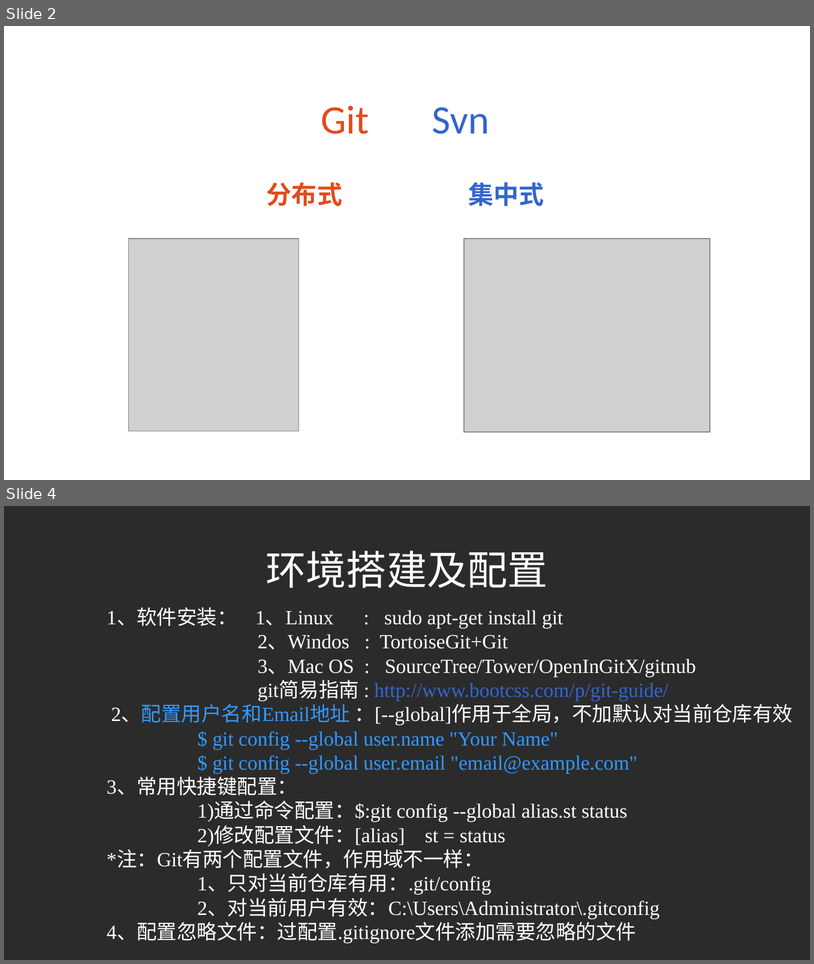
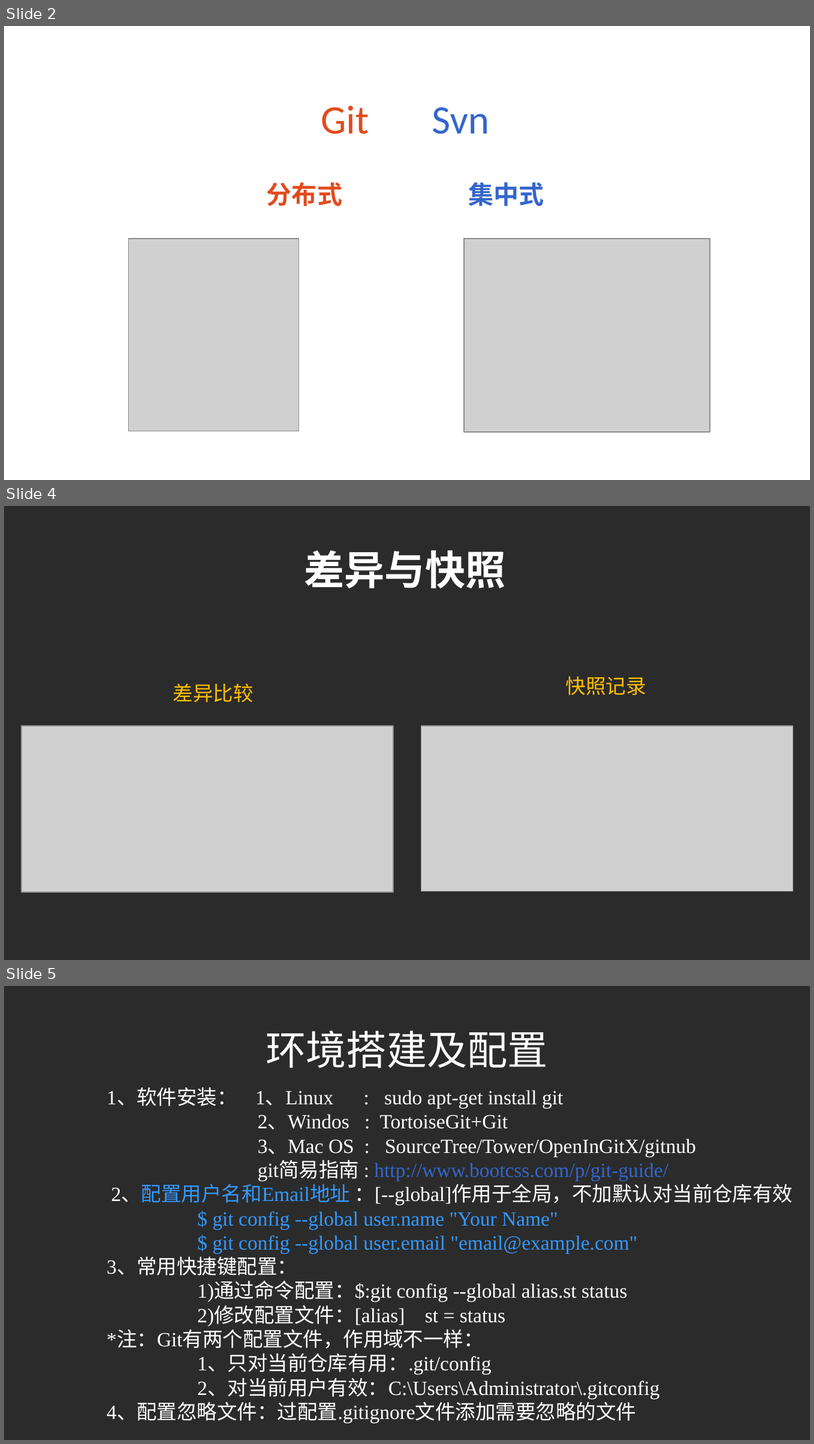
Before and after one commit to liuchangfa/workplace, a slide deck: training/Git/Git.ppt. Shown one above the other, each under a label of ours: slides 2 and 4 before the commit, slides 2, 4 and 5 after it; the slides between them are not shown. The pictures are 814x964 and 814x1444 pixels, drawn with LibreOffice and Linux fonts; fonts in the diff are those of the drawing; grey boxes stand for pictures; background and template pictures are left out; a plain dark background stands for a picture behind light text. Boxes give left, top, right and bottom in pixels: in the first picture for what was removed or moved away, otherwise in the second. Text is boxed around its words. In the diff, an @@ line names an element or a change of style, - is before the commit and + after.

```diff
--- a/training/Git/Git.ppt
+++ b/training/Git/Git.ppt
@@ slide 4 added at (x1=4, y1=506, x2=810, y2=960), background picture (left out) @@
@@ text added at (x1=304, y1=550, x2=506, y2=588), 32 pt, text #FFFFFF, bold @@
+差异与快照
@@ text added at (x1=173, y1=683, x2=254, y2=702), 16 pt, text #FFC000 @@
+差异比较
@@ text added at (x1=566, y1=676, x2=647, y2=695), 16 pt, text #FFC000 @@
+快照记录
@@ picture added at (x1=21, y1=726, x2=393, y2=892) @@
@@ picture added at (x1=421, y1=726, x2=793, y2=891) @@
@@ what was slide 4 is now slide 5 @@
```
Also in this commit, not shown: 3 slides changed, 2 other slides added, 6 other files.
